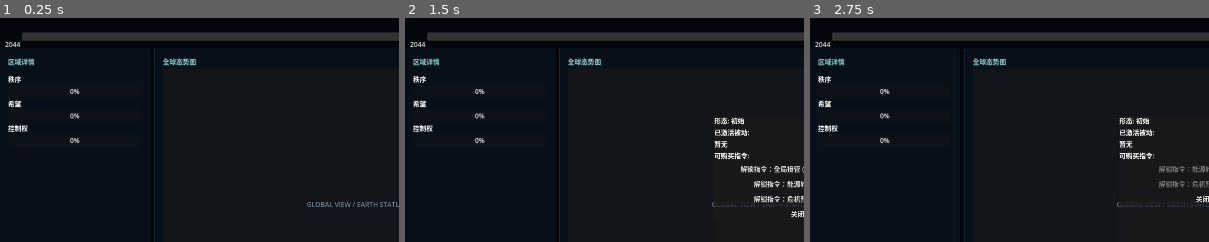
Above: before the commit, frames 1-3 (left to right).
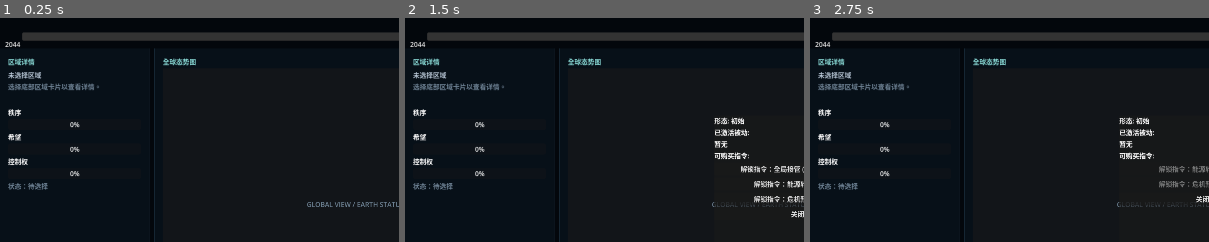
Above: after the commit, the same moments.

Repository: ltzu929/moss
Game: Godot game, scene res://scenes/main_os.tscn
The game is run twice, just before and just after one commit, with the same random seed, the same clock (stepped at 60 frames per second) and the same inputs. The engine's default icon, where the game draws it, is replaced by a stand-in: a white triangle on a blue panel in a dark square.
Inputs:
- Up to frame 1 (0.25 s): no input
- Up to frame 2 (1.5 s): click "进化 Lv.1" at 0.5 s; click "查看详情" at 1.25 s
- Up to frame 3 (2.75 s): click "解锁指令：全局接管 (25算力 / 10能源)" at 2 s
The pictures show only the part of the screen within x 1-51%, y 5-55%; the shares and areas given below are measured in that part.

The runs differ from the first frame. In frame 1, 1.7% of the frame differs, in the area x 2-25%, y 24-77%; in frame 2, 1.7%; in frame 3, 1.7%.

Commit message:
fix: tune popup sizing and clear UI warnings

Diff:
--- a/scenes/event_popup.tscn
+++ b/scenes/event_popup.tscn
@@ -12,16 +12,16 @@
 border_color = Color(0.5461479, 0.8684463, 0.8520485, 1)
 
 [node name="PanelContainer" type="PanelContainer" unique_id=1899550411]
-custom_minimum_size = Vector2(640, 680)
+custom_minimum_size = Vector2(500, 580)
 anchors_preset = 8
 anchor_left = 0.5
 anchor_top = 0.5
 anchor_right = 0.5
 anchor_bottom = 0.5
-offset_left = -320.0
-offset_top = -340.0
-offset_right = 320.0
-offset_bottom = 340.0
+offset_left = -250.0
+offset_top = -290.0
+offset_right = 250.0
+offset_bottom = 290.0
 grow_horizontal = 2
 grow_vertical = 2
 theme_override_styles/panel = SubResource("StyleBoxFlat_yoxec")
@@ -40,20 +40,21 @@
 autowrap_mode = 3
 
 [node name="TextureRect" type="TextureRect" parent="VBoxContainer" unique_id=1836477145]
-custom_minimum_size = Vector2(0, 260)
+custom_minimum_size = Vector2(0, 170)
 layout_mode = 2
 size_flags_horizontal = 3
 texture = ExtResource("1_fu0u0")
-expand_mode = 5
+expand_mode = 1
+stretch_mode = 5
 
 [node name="DescritionPancel" type="PanelContainer" parent="VBoxContainer" unique_id=736978058]
-custom_minimum_size = Vector2(0, 120)
+custom_minimum_size = Vector2(0, 104)
 layout_mode = 2
 size_flags_horizontal = 3
 
 [node name="RichTextLabel" type="RichTextLabel" parent="VBoxContainer/DescritionPancel" unique_id=1618949943]
 unique_name_in_owner = true
-custom_minimum_size = Vector2(0, 110)
+custom_minimum_size = Vector2(0, 94)
 layout_mode = 2
 size_flags_horizontal = 3
 size_flags_vertical = 3
@@ -62,7 +63,7 @@
 fit_content = false
 
 [node name="ScrollContainer" type="ScrollContainer" parent="VBoxContainer" unique_id=46400191]
-custom_minimum_size = Vector2(0, 190)
+custom_minimum_size = Vector2(0, 170)
 layout_mode = 2
 size_flags_horizontal = 3
 size_flags_vertical = 3
--- a/scenes/main_os.tscn
+++ b/scenes/main_os.tscn
@@ -153,15 +153,14 @@
 theme_override_colors/font_color = Color(0.722, 0.78, 0.839, 1)
 text = "未选择区域"
 clip_text = true
-autowrap_mode = 3
 
 [node name="RegionDescriptionLabel" type="Label" parent="MainLayout/ContentRow/LeftPanel/LeftMargin/LeftVBox" unique_id=2074453506]
 unique_name_in_owner = true
+custom_minimum_size = Vector2(1, 58)
 layout_mode = 2
 size_flags_horizontal = 3
 theme_override_colors/font_color = Color(0.431, 0.51, 0.58, 1)
 text = "选择底部区域卡片以查看详情。"
-clip_text = true
 autowrap_mode = 3
 
 [node name="RegionOrderLabel" type="Label" parent="MainLayout/ContentRow/LeftPanel/LeftMargin/LeftVBox" unique_id=307693293]
@@ -198,7 +197,6 @@
 theme_override_colors/font_color = Color(0.431, 0.51, 0.58, 1)
 text = "状态：待选择"
 clip_text = true
-autowrap_mode = 3
 
 [node name="CenterPanel" type="PanelContainer" parent="MainLayout/ContentRow" unique_id=1167394134]
 layout_mode = 2
@@ -433,19 +431,7 @@
 unique_name_in_owner = true
 visible = false
 z_index = 30
-custom_minimum_size = Vector2(640, 680)
-layout_mode = 1
-anchors_preset = 8
-anchor_left = 0.5
-anchor_top = 0.5
-anchor_right = 0.5
-anchor_bottom = 0.5
-offset_left = -320.0
-offset_top = -340.0
-offset_right = 320.0
-offset_bottom = 340.0
-grow_horizontal = 2
-grow_vertical = 2
+layout_mode = 1
 theme_override_styles/panel = SubResource("StyleBoxFlat_yoxec")
 
 [node name="AllocatePopup" parent="." unique_id=1777844314 instance=ExtResource("9_a8ufc")]
--- a/scripts/ui/game_over.gd
+++ b/scripts/ui/game_over.gd
@@ -39,9 +39,6 @@
 
 ## 打字机动画是否正在运行
 var _is_typing: bool = false
-
-## 打字机完成回调
-var _on_type_complete: Callable = Callable()
 
 # ============================================================
 # 生命周期函数
@@ -151,7 +148,7 @@
 	# 启动打字机效果
 	var end_message := get_node("%EndMessage") as Label
 	if end_message != null:
-		_start_typewriter(message, end_message, result)
+		_start_typewriter(message, end_message)
 
 ## 隐藏结局界面
 func hide_end() -> void:
@@ -162,7 +159,7 @@
 # ============================================================
 
 ## 设置背景渐变
-func _set_background_gradient(top_color: Color, bottom_color: Color) -> void:
+func _set_background_gradient(top_color: Color, _bottom_color: Color) -> void:
 	var bg := $BackgroundGradient as ColorRect
 	if bg != null:
 		bg.color = top_color
@@ -190,7 +187,7 @@
 		label.add_theme_color_override("font_color", color)
 
 ## 打字机效果：逐字显示文本
-func _start_typewriter(full_text: String, target_label: Label, result: String) -> void:
+func _start_typewriter(full_text: String, target_label: Label) -> void:
 	_is_typing = true
 	var chars := full_text.length()
 
